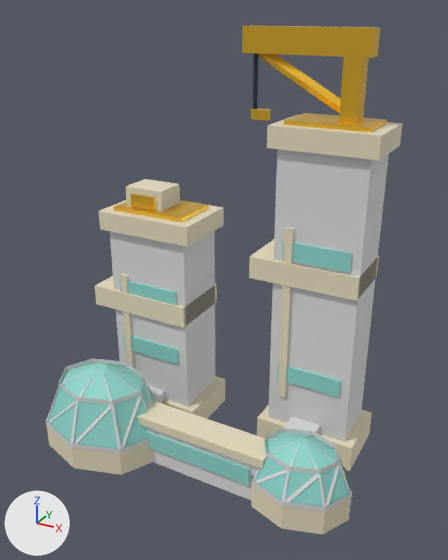
What one commit did to the glTF model app/src/main/assets/filament/space_capital_guilds.glb.
The view is the same before and after, from a 50 mm lens placed at (0.317, -0.554, 0.518), pointed at (0.009, 0.006, 0.237). The lights are fixed; the arrows at lower left show +X, +Y and +Z. The older version comes first. Vertices at exactly the same position are counted once.

Names of what the first picture shows: 'BrassTrim', 'FixedDetails', 'WoodBody'.
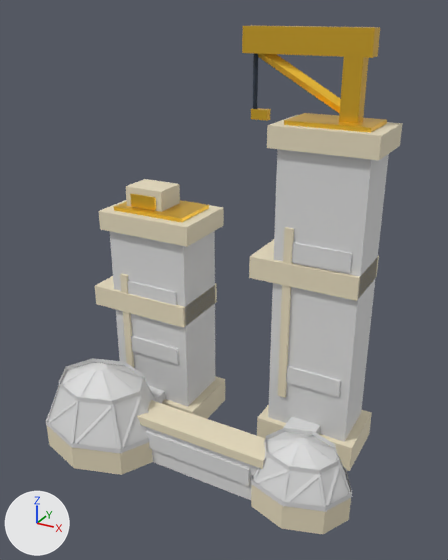
Where the change shows, as pixel boxes (x1, y1, x2, y2) in the pictures (448 x 560 px):
part 1 of me_fixeddetails, recoloured (cyan to light grey): (47, 241, 352, 507) in both

Patch to the scene script:
```diff
--- a/app/src/main/assets/filament/space_capital_guilds.glb.py
+++ b/app/src/main/assets/filament/space_capital_guilds.glb.py
@@ me_fixeddetails @@
 me_fixeddetails.from_pydata(...)  # 192 vertices, 336 faces; spans x -0.206..0.189, y -0.121..0.127, z 0.0..0.475
 # used by ob_fixeddetails; location = (0.0, 0.0, 0.0)
+# me_fixeddetails part 1: 148 faces centred in x -0.191..0.178, y -0.109..0.054, z 0.033..0.278 are repainted in the vertex colours; the middle colour goes from cyan #8ed7ce to light grey #dddddd
 me_fixeddetails.materials.append(mat_fixeddetails)
```
